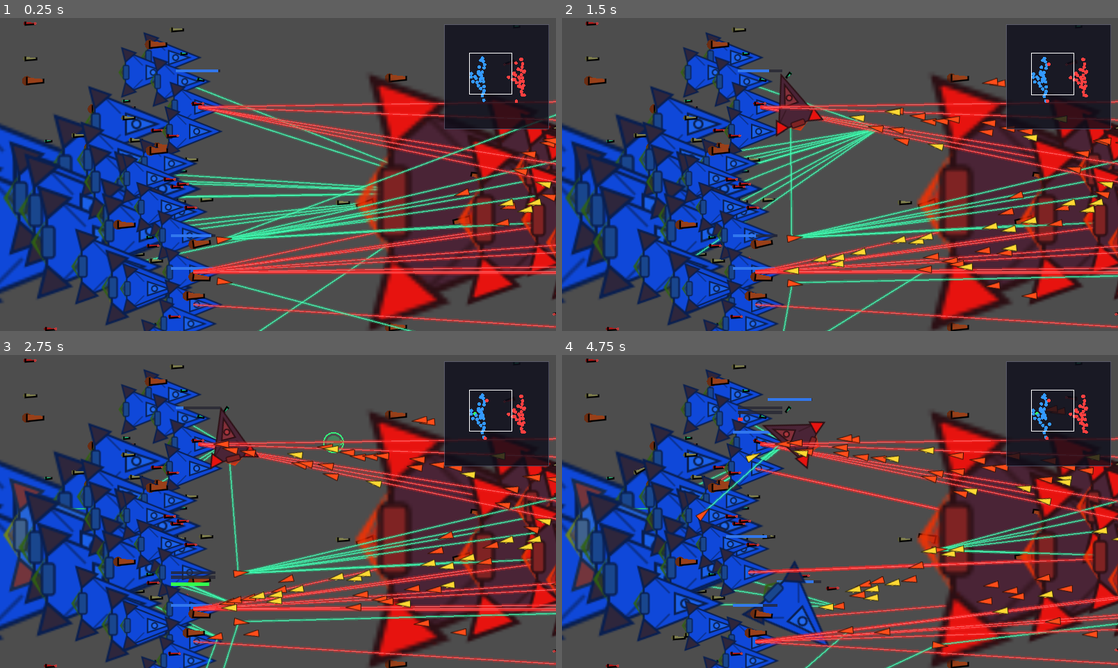
Above: before the commit, frames 1-4 (two rows, left to right).
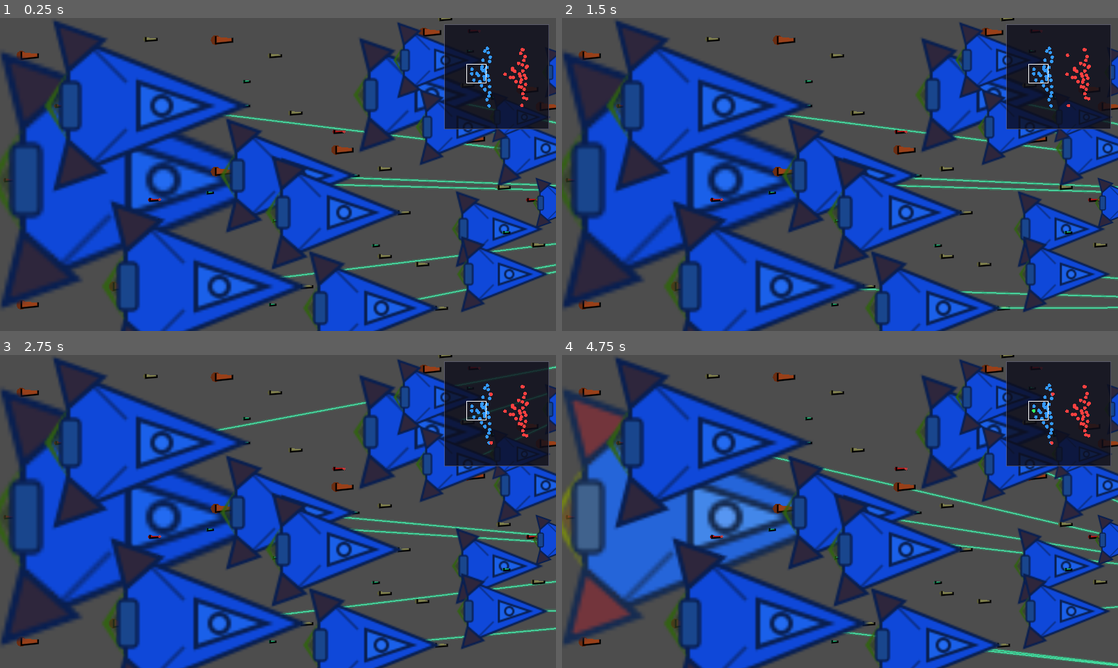
Above: after the commit, the same moments.

Repository: ZhanXuzhao/SpaceRTS
Game: Godot game, scene res://scenes/main.tscn
Same seed, same stepped clock (60 frames per second), same inputs: the game is played once before the commit and once after it.
Inputs (mouse positions are in pixels of both pictures, inside the frame that each line leads up to):
- Up to frame 1 (0.25 s): no input
- Up to frame 2 (1.5 s): tap Enter at 0.5 s; move the mouse to (962, 158) at 0.52 s; hold W 0.53-1.25 s; tap R at 0.6 s; click (962, 158) at 0.67 s; drag from (728, 190) to (589, 199) at 1.27 s
- Up to frame 3 (2.75 s): move the mouse to (333, 442) at 2.02 s; hold W from 2.03 s (still down); hold Shift from 2.03 s (still down)
- Up to frame 4 (4.75 s): release W at 2.75 s; release Shift at 2.75 s; drag from (812, 574) to (589, 511) at 2.77 s; move the mouse to (1006, 558) at 3.52 s; hold A 3.53-4.25 s; tap Q at 3.6 s; drag from (673, 464) to (606, 570) at 4.27 s

The runs differ from the first frame. In frame 1, 67% of the frame differs, in the area x 0-100%, y 0-100%; in frame 2, 67%; in frame 3, 67%; in frame 4, 69%.
Error before the commit: Out of bounds get index '8' (on base: 'Array[Vector2]') (res://scripts/unit.gd:187)

Commit message:
fix: SLOT_OFFSETS越界修复 + 武器射程×5 + 开局间距加倍 + 出生间距×3

Diff:
--- a/scripts/game_config.gd
+++ b/scripts/game_config.gd
@@ -17,7 +17,7 @@
 
 # ===== 子弹 =====
 const BULLET_DAMAGE := 8.0
-const BULLET_RANGE := 880.0
+const BULLET_RANGE := 4400.0
 const BULLET_COOLDOWN := 0.4
 const BULLET_MAX_SPEED := 600.0
 const BULLET_ACCELERATION := 3000.0
@@ -28,7 +28,7 @@
 
 # ===== 导弹 =====
 const MISSILE_DAMAGE := 25.0
-const MISSILE_RANGE := 1200.0
+const MISSILE_RANGE := 6000.0
 const MISSILE_COOLDOWN := 1.2
 const MISSILE_MAX_SPEED := 250.0
 const MISSILE_ACCELERATION := 500.0
@@ -40,13 +40,13 @@
 
 # ===== 激光 =====
 const LASER_DAMAGE := 5.0
-const LASER_RANGE := 720.0
+const LASER_RANGE := 3600.0
 const LASER_COOLDOWN := 0.15
 const LASER_TURN_SPEED := 720.0
 
 # ===== PD近防 =====
 const PD_DAMAGE := 1.0
-const PD_RANGE := 640.0
+const PD_RANGE := 3200.0
 const PD_COOLDOWN := 0.2
 const PD_TURN_SPEED := 800.0
 
--- a/scripts/main.gd
+++ b/scripts/main.gd
@@ -445,7 +445,7 @@
 	]
 
 	_spawn_fleet(Unit.Team.BLUE, 250, fleet)
-	_spawn_fleet(Unit.Team.RED, 1000, fleet)
+	_spawn_fleet(Unit.Team.RED, 1750, fleet)
 
 
 func _spawn_fleet(team: Unit.Team, center_x: int, fleet: Array[Array]) -> void:
@@ -456,13 +456,13 @@
 	for entry in fleet:
 		var sc: Unit.ShipClass = entry[0]
 		var count: int = entry[1]
-		x_offset += 60
-		var y_spread = max(30.0 * count, 120.0)
+		x_offset += 180
+		var y_spread = max(90.0 * count, 360.0)
 		for j in range(count):
 			var unit = _create_unit(team, sc, color)
 			unit.position = Vector2(
-				center_x + x_offset + randf_range(-40, 40),
-				y_center + (j - (count - 1) / 2.0) * (y_spread / count) + randf_range(-20, 20)
+				center_x + x_offset + randf_range(-120, 120),
+				y_center + (j - (count - 1) / 2.0) * (y_spread / count) + randf_range(-60, 60)
 			)
 
 
--- a/scripts/unit.gd
+++ b/scripts/unit.gd
@@ -184,7 +184,7 @@
 	if _current_target != null:
 		for i in range(slot_count):
 			if _slot_weapons[i] != null:
-				var fire_pos = global_position + SLOT_OFFSETS[i]
+				var fire_pos = global_position + _slot_offsets_scaled[i]
 				var to_target = _current_target.global_position - fire_pos
 				var target_angle = to_target.angle()
 				var turn_speed = _slot_weapons[i].turn_speed
@@ -332,7 +332,7 @@
 	if w == null:
 		return
 
-	var slot_offset = SLOT_OFFSETS[slot_index]
+	var slot_offset = _slot_offsets_scaled[slot_index]
 	var fire_pos = global_position + slot_offset
 	var fire_dir = Vector2.RIGHT.rotated(_slot_angles[slot_index])
 
